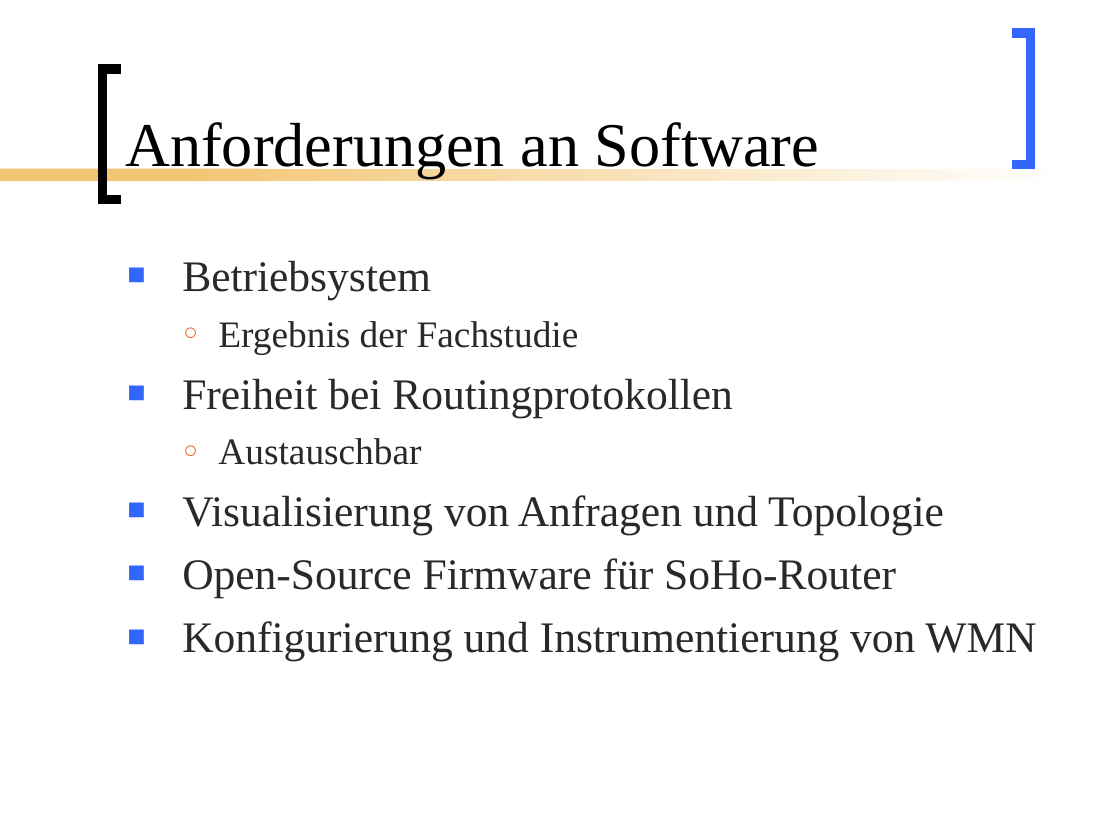
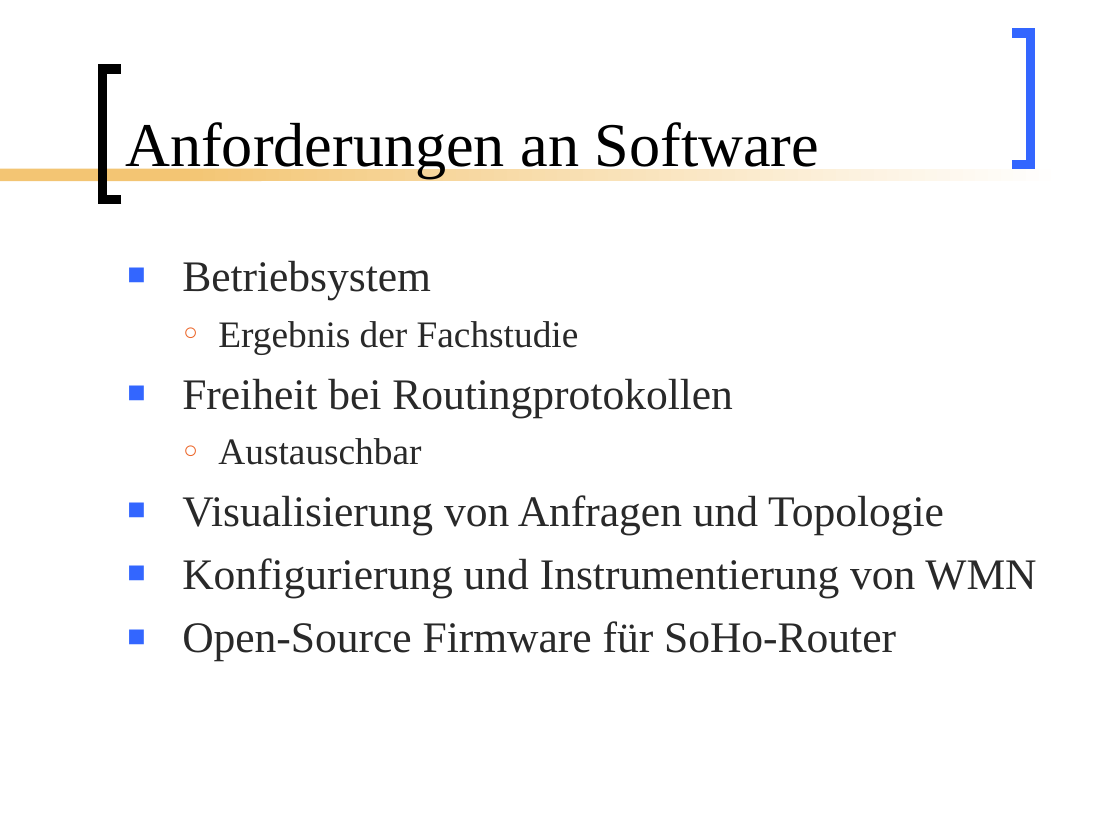
Before and after one commit to BackupTheBerlios/mesh2nexus-svn, a slide deck: slide 9 of documents/folien/Mesh_Vortrag.ppt. Drawn at 1120x840 pixels with LibreOffice and Linux fonts; fonts in the diff are those of the drawing. Boxes give left, top, right and bottom in pixels: in the first picture for what was removed or moved away, otherwise in the second. Text is boxed around its words. In the diff, an @@ line names an element or a change of style, - is before the commit and + after.

```diff
--- a/documents/folien/Mesh_Vortrag.ppt
+++ b/documents/folien/Mesh_Vortrag.ppt
@@ text at (x1=182, y1=558, x2=1036, y2=598): paragraph added @@
+■ Konfigurierung und Instrumentierung von WMN
@@ text at (x1=182, y1=621, x2=1036, y2=661): paragraph removed @@
-■ Konfigurierung und Instrumentierung von WMN
```
Also in this commit, not shown: 3 other slides changed.
